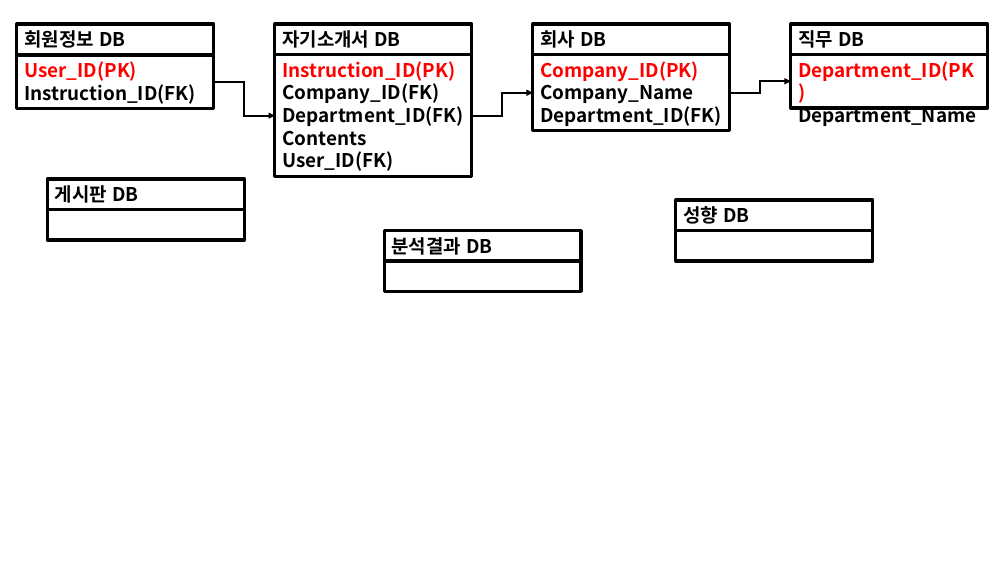
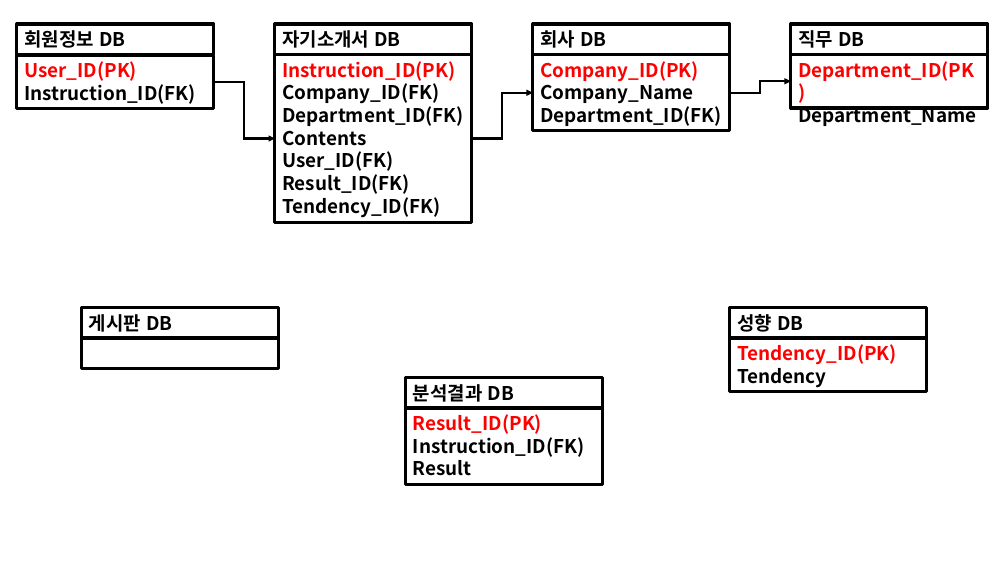
Before and after one commit to JoSihun/Hanium_Project, a slide deck: slide 2 of Hanium_AI_Introduction/Temp/DB_Modeling.pptx (slide 1 before the commit). Drawn at 1008x567 pixels with LibreOffice and Linux fonts; fonts in the diff are those of the drawing. Boxes give left, top, right and bottom in pixels: in the first picture for what was removed or moved away, otherwise in the second. Text is boxed around its words. In the diff, an @@ line names an element or a change of style, - is before the commit and + after.

```diff
--- a/Hanium_AI_Introduction/Temp/DB_Modeling.pptx
+++ b/Hanium_AI_Introduction/Temp/DB_Modeling.pptx
@@ rectangle "Instruction_ID(PK)" resized from (x1=275, y1=54, x2=472, y2=177) to (x1=275, y1=54, x2=472, y2=222) @@
@@ elbow arrow moved from (214, 82) - (275, 116) to (214, 82) - (275, 138) @@
@@ elbow arrow moved from (472, 116) - (533, 93) to (472, 138) - (533, 93) @@
@@ text in rectangle at (x1=282, y1=174, x2=440, y2=218): paragraphs added @@
+Result_ID(FK)
+Tendency_ID(FK)
@@ rectangle removed at (x1=676, y1=231, x2=873, y2=261) @@
@@ rectangle removed at (x1=384, y1=261, x2=581, y2=291) @@
@@ rectangle "게시판 DB" moved from (x1=48, y1=179, x2=244, y2=209) to (x1=82, y1=308, x2=278, y2=338) @@
@@ rectangle "성향 DB" moved from (x1=676, y1=200, x2=873, y2=230) to (x1=730, y1=308, x2=926, y2=338) @@
@@ rectangle moved from (x1=48, y1=209, x2=244, y2=240) to (x1=82, y1=338, x2=278, y2=368) @@
@@ rectangle added at (x1=730, y1=338, x2=926, y2=392), outline #000000 3 pt, 18 pt, text #FF0000, bold @@
+Tendency_ID(PK)
+Tendency
@@ rectangle "분석결과 DB" moved from (x1=384, y1=231, x2=581, y2=261) to (x1=405, y1=377, x2=602, y2=408) @@
@@ rectangle added at (x1=405, y1=408, x2=602, y2=485), outline #000000 3 pt, 18 pt, text #000000, bold @@
+Result_ID(PK)
+Instruction_ID(FK)
+Result
```
Also in this commit, not shown: 1 other slide changed.
